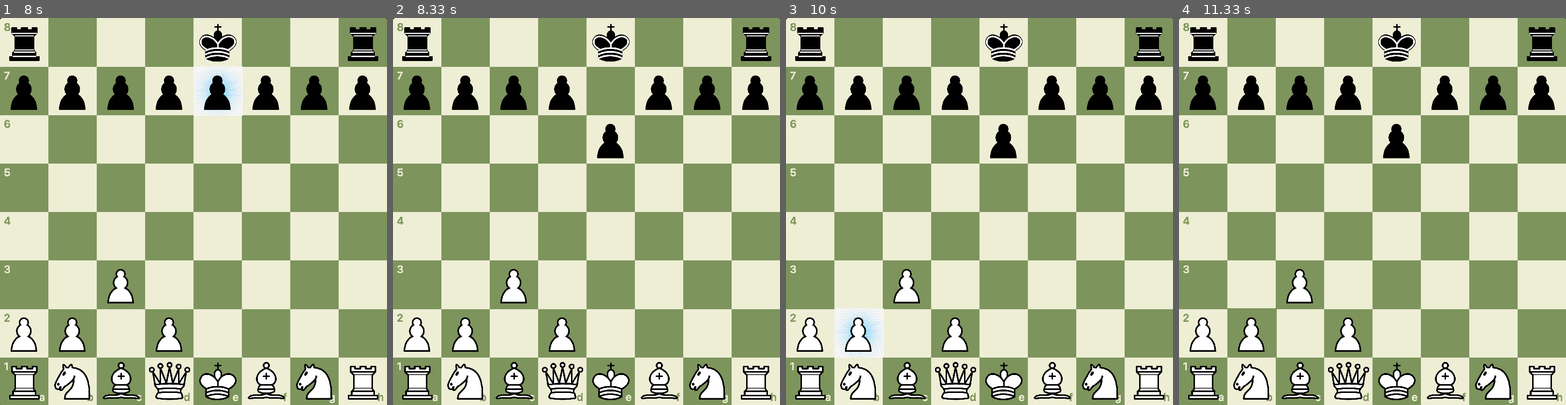
Above: before the commit, frames 1-4 (left to right).
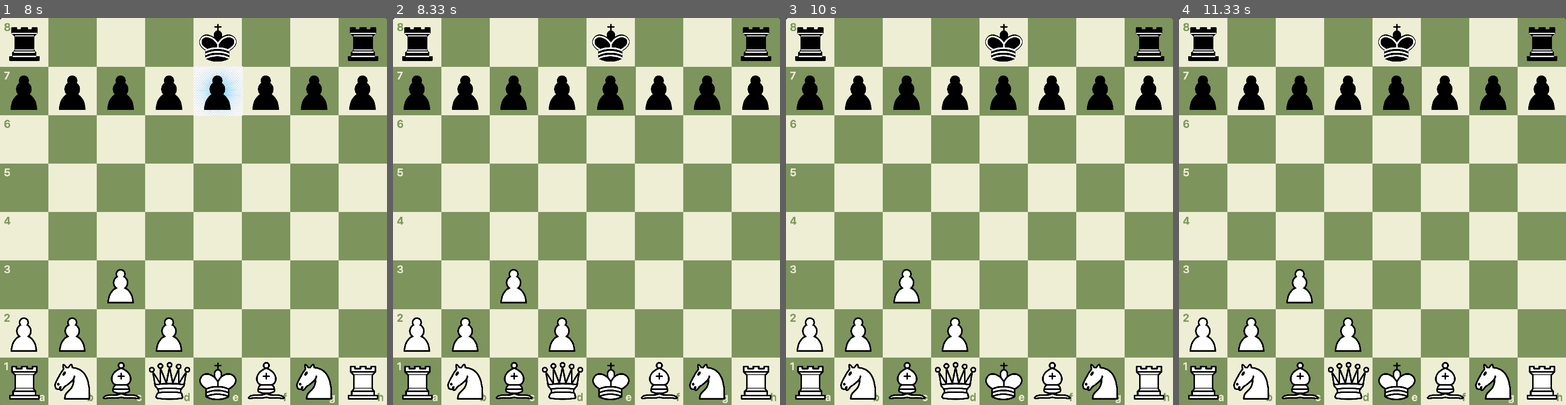
Above: after the commit, the same moments.

Repository: star14ms/Chess_AI
Game: pygame game, started from main.py
Two runs of this game, one before a commit and one after it. Both use one fixed random seed, a clock stepped at 60 frames per second and the inputs below.
Inputs (mouse positions are in pixels of both pictures, inside the frame that each line leads up to):
- Up to frame 1 (8 s): press the mouse at (23, 41) at 0.37 s; move the mouse to (116, 149) at 0.47 s; release the mouse at (208, 257) at 0.6 s; click (92, 331) at 0.85 s; press the mouse at (23, 41) at 1.2 s; move the mouse to (178, 134) at 1.3 s; release the mouse at (332, 223) at 1.43 s; move the mouse to (116, 354) at 5.07 s; click (116, 354) at 5.42 s; move the mouse to (123, 288) at 5.9 s; click (123, 288) at 6.32 s; move the mouse to (193, 72) at 6.87 s; click (193, 72) at 7.32 s; press the mouse at (23, 41) at 7.93 s
- Up to frame 2 (8.33 s): move the mouse to (532, 83) at 8.03 s; release the mouse at (648, 126) at 8.17 s
- Up to frame 3 (10 s): move the mouse to (871, 323) at 8.97 s; click (871, 323) at 9.45 s
- Up to frame 4 (11.33 s): move the mouse to (1237, 192) at 10.07 s; click (1237, 192) at 10.57 s

Frame 1 is identical in both runs. In frame 2, 0.8% of the frame differs, in the area x 50-63%, y 12-37%; in frame 3, 2.1%, in the area x 12-63%, y 12-88%; in frame 4, 0.9%.

Commit message:
폰 버그 수정

Diff:
--- a/main_module.py
+++ b/main_module.py
@@ -86,14 +86,14 @@
                 if self.p_y == 6 and (1 <= self.p_y - y2 <=2) : return True  #첫 턴, 움직임
                 elif self.p_y - y2 == 1 : return True# 1>턴, 움직임
 
-            elif abs(self.p_x - x2) == 1 and self.p_y - y2 == 1 and board.pos(x2,y2) != Empty and board.pos(x2, y2).color != self.color : return True#공격
+            elif abs(self.p_x - x2) == 1 and self.p_y - y2 == 1 and type(board.pos(x2,y2)) != Empty and board.pos(x2, y2).color != self.color : return True#공격
 
         else:
             if self.p_x == x2 and type(board.pos(x2,y2) == Empty):#앞으로 움직임
                 if self.p_y == 1 and (-2 <= self.p_y - y2 <= -1) : return True #첫 턴, 움직임
                 elif self.p_y - y2 == -1 : return True# 1>턴, 움직임
-            elif abs(self.p_x - x2) == 1 and self.p_y - y2 == -1 and board.pos(x2,y2) != Empty and board.pos(x2, y2).color != self.color : return True#공격
-
+            elif abs(self.p_x - x2) == 1 and self.p_y - y2 == -1 and type(board.pos(x2,y2)) != Empty and board.pos(x2, y2).color != self.color : return True#공격
+        return False
         #type(board.pos(x2,y2-1)) != Empty and board.pos(x2,y2-1).color != self.color and type(board.pos(x2,y2-1)) == Pawn and type(board.pos(x2,y2)) == Empty: enp = True
 
 
